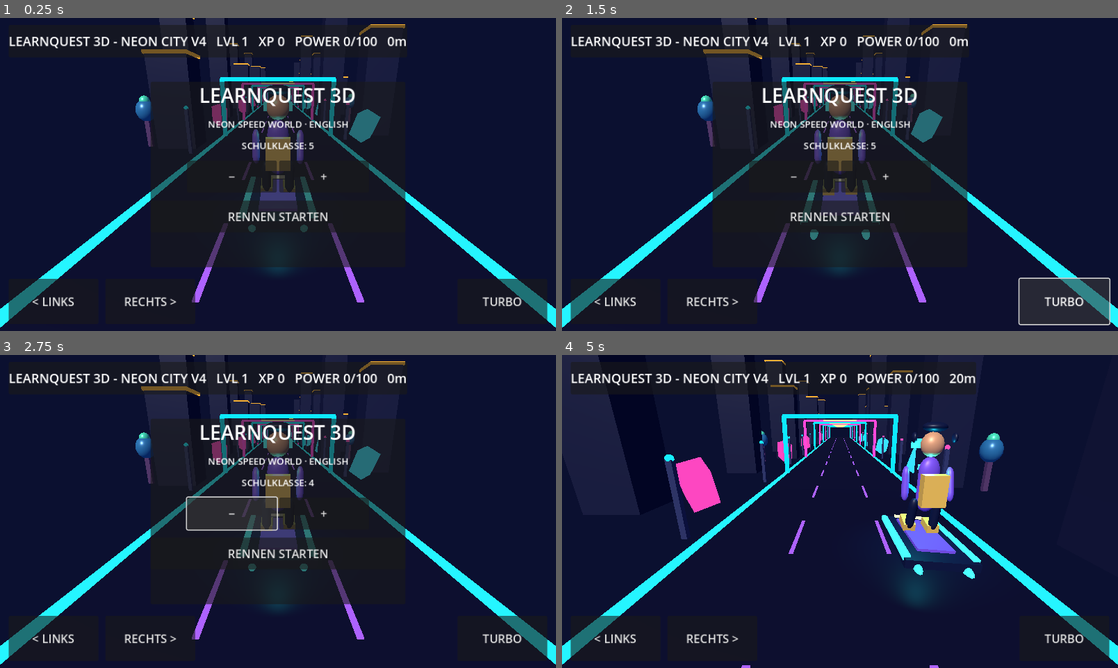
Above: before the commit, frames 1-4 (two rows, left to right).
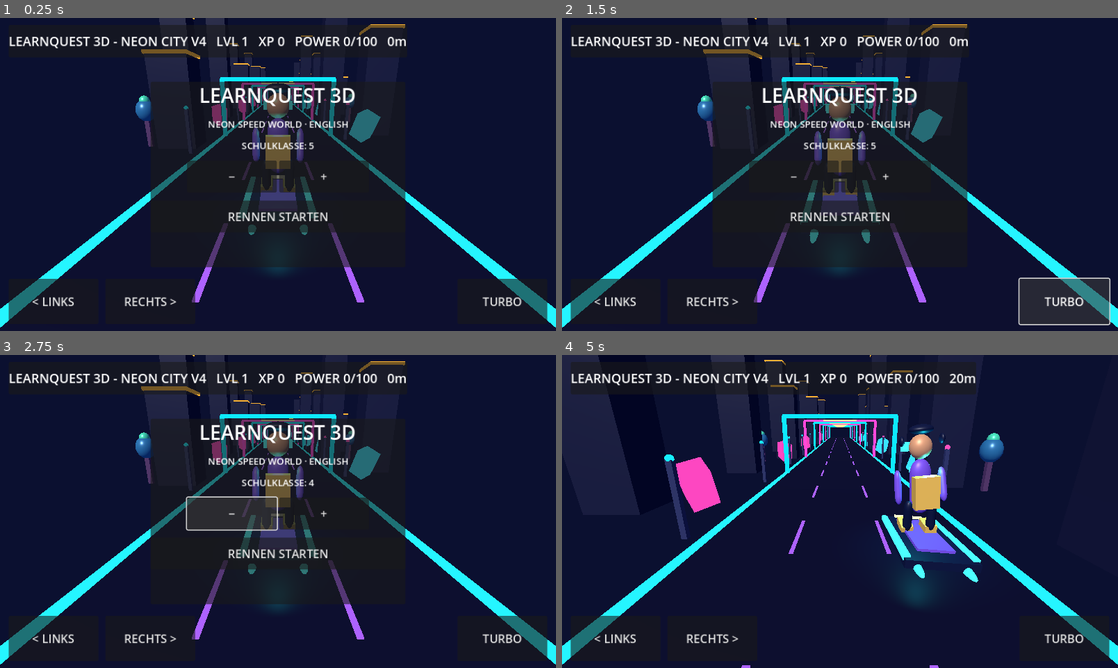
Above: after the commit, the same moments.

Repository: mtothek0703/learnquest-unity-web
Game: Godot game, scene res://main.tscn
Two runs of this game, one before a commit and one after it. Both use one fixed random seed, a clock stepped at 60 frames per second and the inputs below.
Inputs:
- Up to frame 1 (0.25 s): no input
- Up to frame 2 (1.5 s): click "RECHTS >" at 0.5 s; click "TURBO" at 1.25 s
- Up to frame 3 (2.75 s): click "−" at 2 s
- Up to frame 4 (5 s): click "+" at 2.75 s; click "RENNEN STARTEN" at 3.5 s; hold Right from 4.28 s (still down)

The runs differ from the first frame. In frame 1, 0.3% of the frame differs, in the area x 44-56%, y 20-70%; in frame 2, 0.3%; in frame 3, less than 0.1%; in frame 4, 1.8%, in the area x 59-75%, y 22-73%.

Commit message:
feat(godot): animate rider weight shifts, turbo posture and jet glow

Diff:
--- a/godot/hover_hero.gd
+++ b/godot/hover_hero.gd
@@ -7,6 +7,7 @@
 var left_leg: Node3D
 var right_leg: Node3D
 var board: Node3D
+var character_body: Node3D
 var flames: Array[MeshInstance3D] = []
 var lean := 0.0
 var boosting := false
@@ -70,6 +71,7 @@
 
     var body := Node3D.new()
     body.name = "Animated racer rig"
+    character_body = body
     add_child(body)
     capsule(body, Vector3(0, 1.55, 0), Vector3(0.49, 0.64, 0.35), suit)
     box(body, Vector3(0, 1.50, 0.38), Vector3(0.53, 0.7, 0.27), yellow)
@@ -103,10 +105,13 @@
     time += delta
     var bob := sin(time * (8.5 if boosting else 3.4)) * 0.06
     board.position.y = bob
+    character_body.position.y = bob * 0.7
+    character_body.rotation.z = lerpf(character_body.rotation.z, lean * 0.12, minf(1.0, delta * 4.0))
+    character_body.rotation.x = -0.09 if boosting else -0.015
     board.rotation.z = lerpf(board.rotation.z, lean * -0.09, minf(1, delta * 5))
     left_arm.rotation.x = -0.22 + sin(time * 4.0) * 0.09
     right_arm.rotation.x = -0.22 - sin(time * 4.0) * 0.09
     left_leg.rotation.x = 0.22 + sin(time * 4.0) * 0.07
     right_leg.rotation.x = 0.22 - sin(time * 4.0) * 0.07
     for flame in flames:
-        flame.scale.z = (0.9 if boosting else 0.4) + (0.15 * sin(time * 18.0))
+        flame.scale.z = (1.5 if boosting else 0.65) + (0.15 * sin(time * 18.0))
